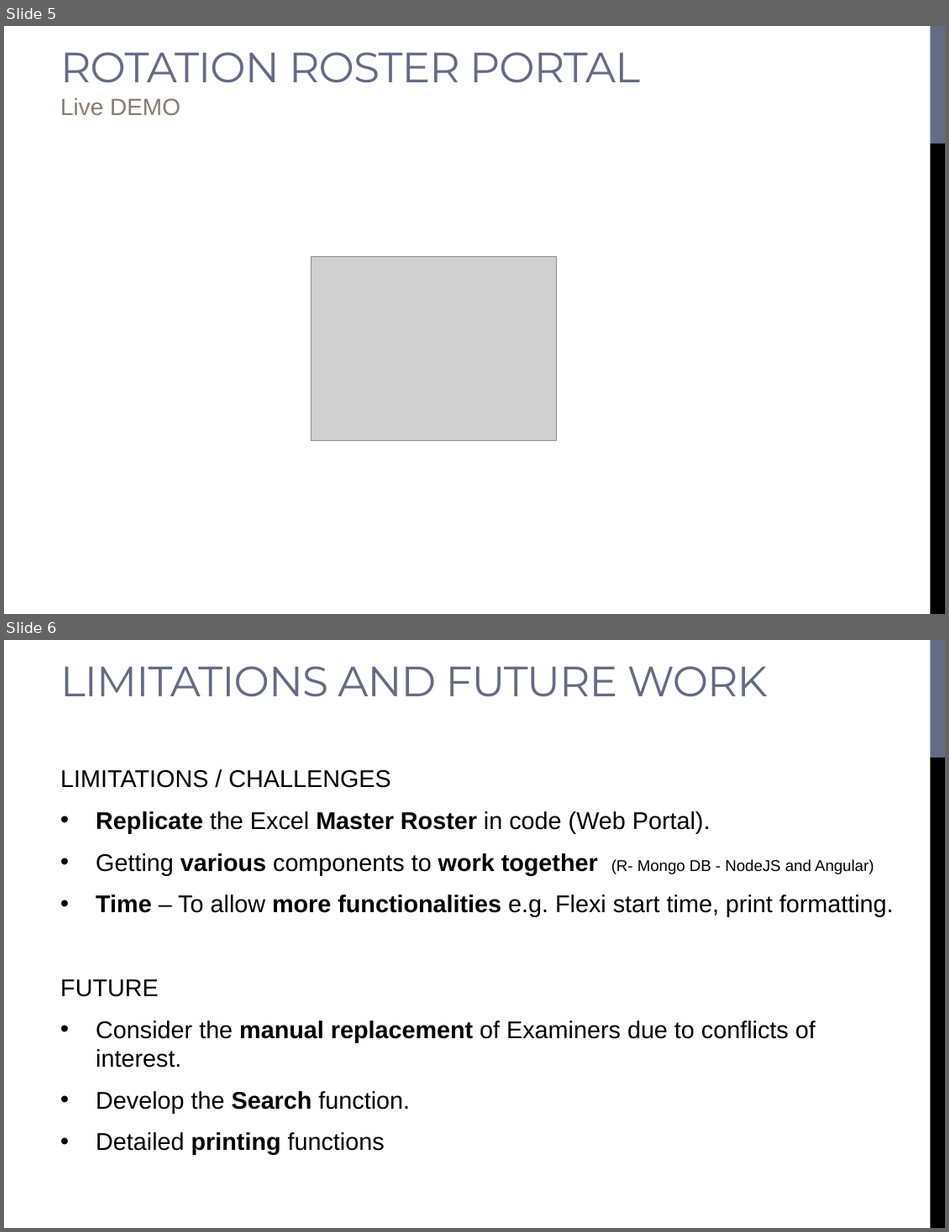
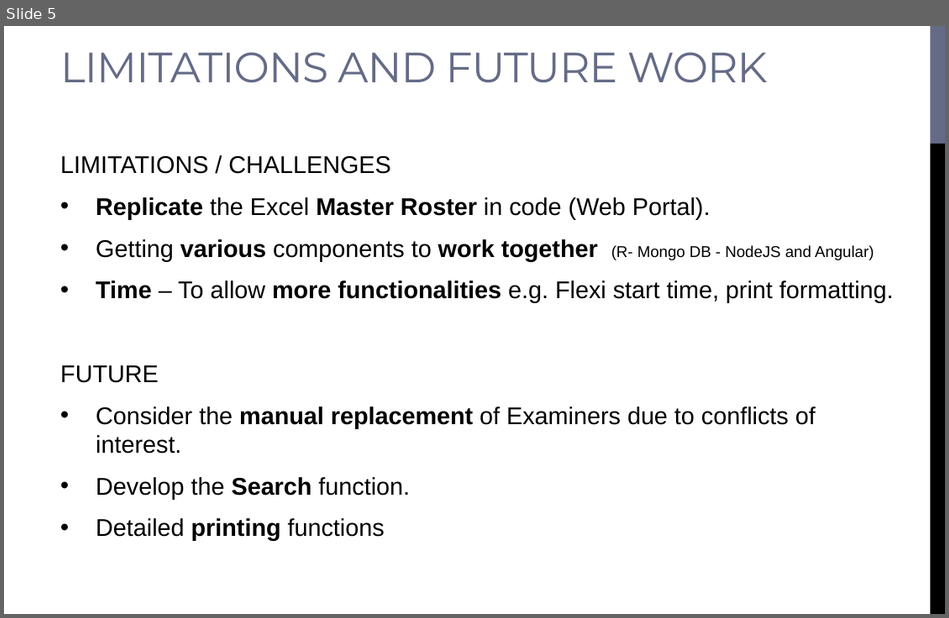
Before and after one commit to terry-dai/Team_RACGP, a slide deck: Presentation/healthhack-ROTATION ROSTER PORTAL final.pptx. Shown one above the other, each under a label of ours: slides 5 and 6 before the commit, slide 5 after it. The pictures are 949x1232 and 949x618 pixels, drawn with LibreOffice and Linux fonts; fonts in the diff are those of the drawing; grey boxes stand for pictures. Boxes give left, top, right and bottom in pixels: in the first picture for what was removed or moved away, otherwise in the second. Text is boxed around its words. In the diff, an @@ line names an element or a change of style, - is before the commit and + after.

Commit message:
update

```diff
--- a/Presentation/healthhack-ROTATION ROSTER PORTAL final.pptx
+++ b/Presentation/healthhack-ROTATION ROSTER PORTAL final.pptx
@@ slide 5 removed at [4,26,945,614], background #FFFFFF; not listed: 2 template elements that a slide beside it also shows @@
@@ title removed at [60,52,640,83] @@
-ROTATION ROSTER PORTAL
@@ text removed at [60,97,180,115] @@
-Live DEMO
@@ picture removed at [311,256,556,441] @@
@@ what was slide 6 is now slide 5 @@
```
Also in this commit, not shown: 1 slide added, 1 other slide removed.
